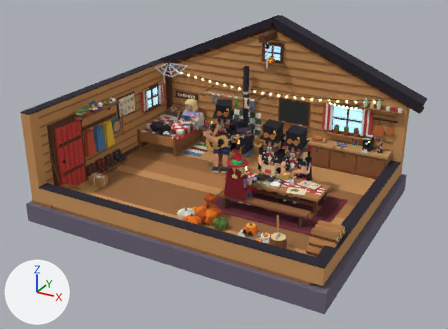
The glTF model public/models/hut.glb, before and after one commit.
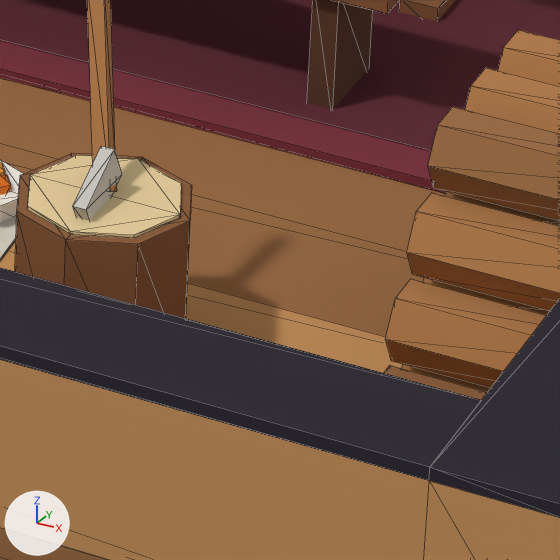
The first picture shows the older version from a 50 mm camera at (8.92, -16.32, 8.93) aimed at (0.2, -0.46, 1.0). The close-ups show the older and then the newer version on the part from 60% to 72% of the width and 66% to 83% of the height of that picture. Only the edits that show in the close-ups are written down. Every picture has the same lights, and +X, +Y and +Z are marked at lower left. The close-ups show mesh edges as thin lines. Where no turn or scale is listed for an object, it has been applied to the vertices.

Objects in the first close-up: 'carving.001', 'room', 'table', 'table_rug', 'woodpile'.
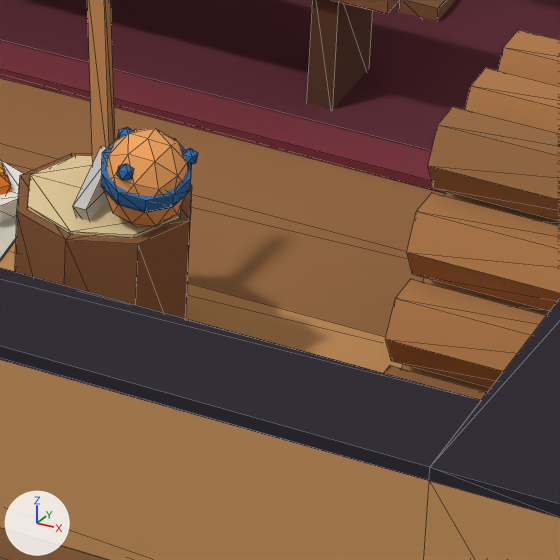
Pixel boxes [x1, y1, x2, y2] of what changed, in the close-ups (560 x 560 px):
'egg_29.001', added: after [101, 127, 198, 227]
    faces in mat_c_f5a860 (orange #f5a860): [104, 128, 188, 227]
    faces in mat_c_2f6fb0 (blue #2f6fb0): [101, 127, 198, 213]

What changed in the scene script:
```text
Add mat_c_2f6fb0:
    mat_c_2f6fb0 = principled_material('c_2f6fb0')
    mat_c_2f6fb0.base_color = (0.0284, 0.159, 0.434)  # blue #2f6fb0
    mat_c_2f6fb0.roughness = 1.0
Add mat_c_f5a860:
    mat_c_f5a860 = principled_material('c_f5a860')
    mat_c_f5a860.base_color = (0.913, 0.392, 0.117)  # orange #f5a860
    mat_c_f5a860.roughness = 1.0
Add me_egg_29:
    me_egg_29.from_pydata(...)  # 98 vertices, 176 faces; spans x -0.122..0.128, y -0.134..0.12, z -0.007..0.287
    # faces by material slot: [80, 96]
    me_egg_29.materials.append(mat_c_f5a860)  # orange #f5a860
    me_egg_29.materials.append(mat_c_2f6fb0)  # blue #2f6fb0
Add ob_egg_29_001:
    ob_egg_29_001 = bpy.data.objects.new('egg_29.001', me_egg_29)
    ob_egg_29_001.location = (3.35, -2.98, 0.455)
```
